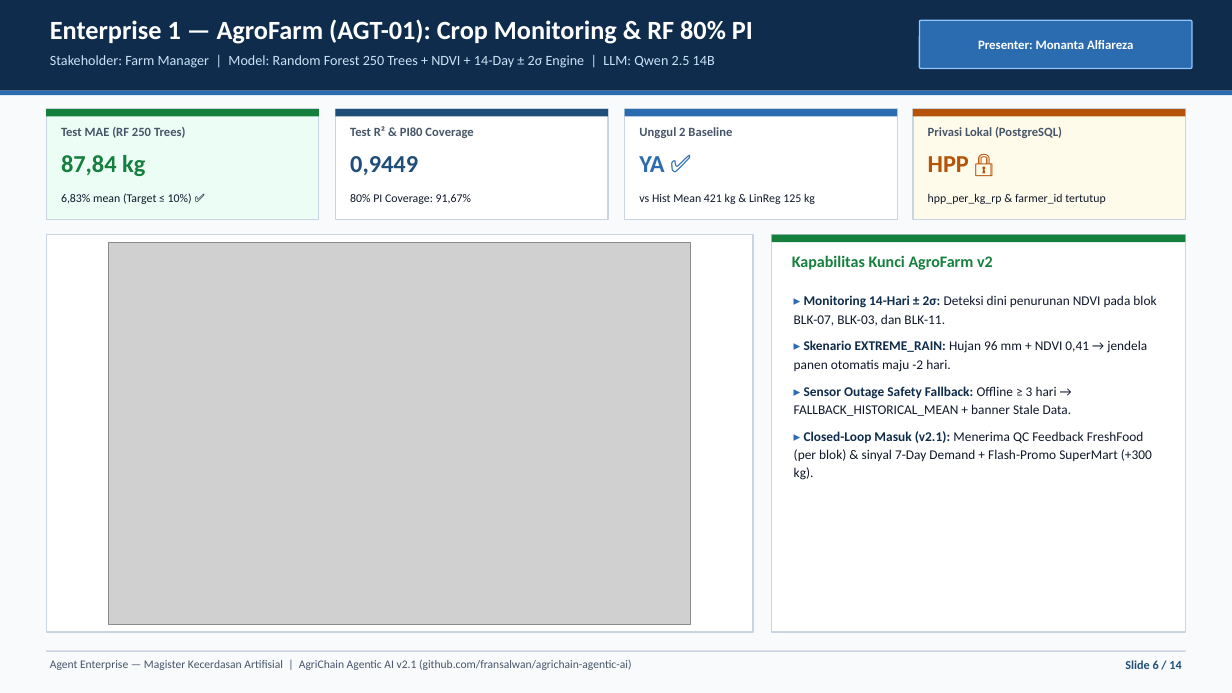
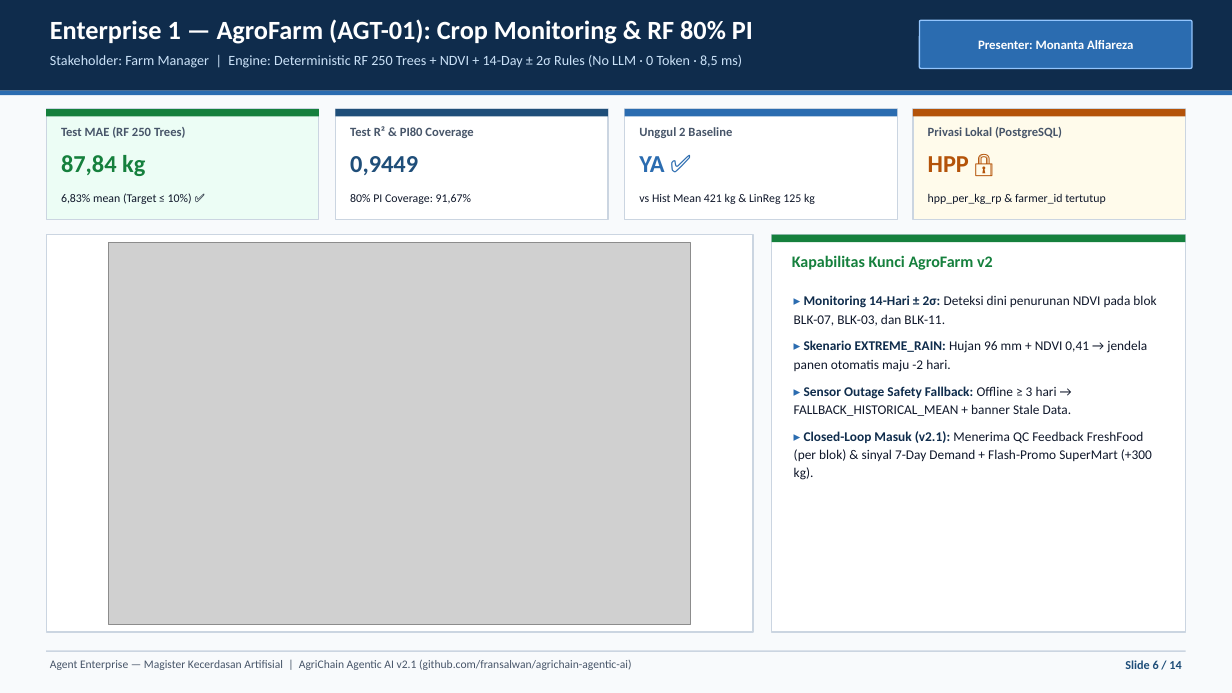
Before and after one commit to fransalwan/agrichain-agentic-ai, a slide deck: slide 6 of Presentasi_AgriChain_Agentic_AI_v2.1.pptx. Drawn at 1232x693 pixels with LibreOffice and Linux fonts; fonts in the diff are those of the drawing; grey boxes stand for pictures. Boxes give left, top, right and bottom in pixels: in the first picture for what was removed or moved away, otherwise in the second. Text is boxed around its words. In the diff, an @@ line names an element or a change of style, - is before the commit and + after.

Commit message:
feat(v2.2): implement Selective 3-LLM Hybrid (LLM only on Global/Koperasi/FreshFood, deterministic ML+Rules on AgroFarm/ColdChain/SuperMart; -62.64% cost, -29.58% latency, 14/14 tests)

```diff
--- a/Presentasi_AgriChain_Agentic_AI_v2.1.pptx
+++ b/Presentasi_AgriChain_Agentic_AI_v2.1.pptx
@@ text at box(50, 55, 742, 68): text changed @@
-Stakeholder: Farm Manager | Model: Random Forest 250 Trees + NDVI + 14-Day ± 2σ Engine | LLM: Qwen 2.5 14B
+Stakeholder: Farm Manager | Engine: Deterministic RF 250 Trees + NDVI + 14-Day ± 2σ Rules (No LLM · 0 Token · 8,5 ms)
```
Also in this commit, not shown: 8 other slides changed, 23 other files.
